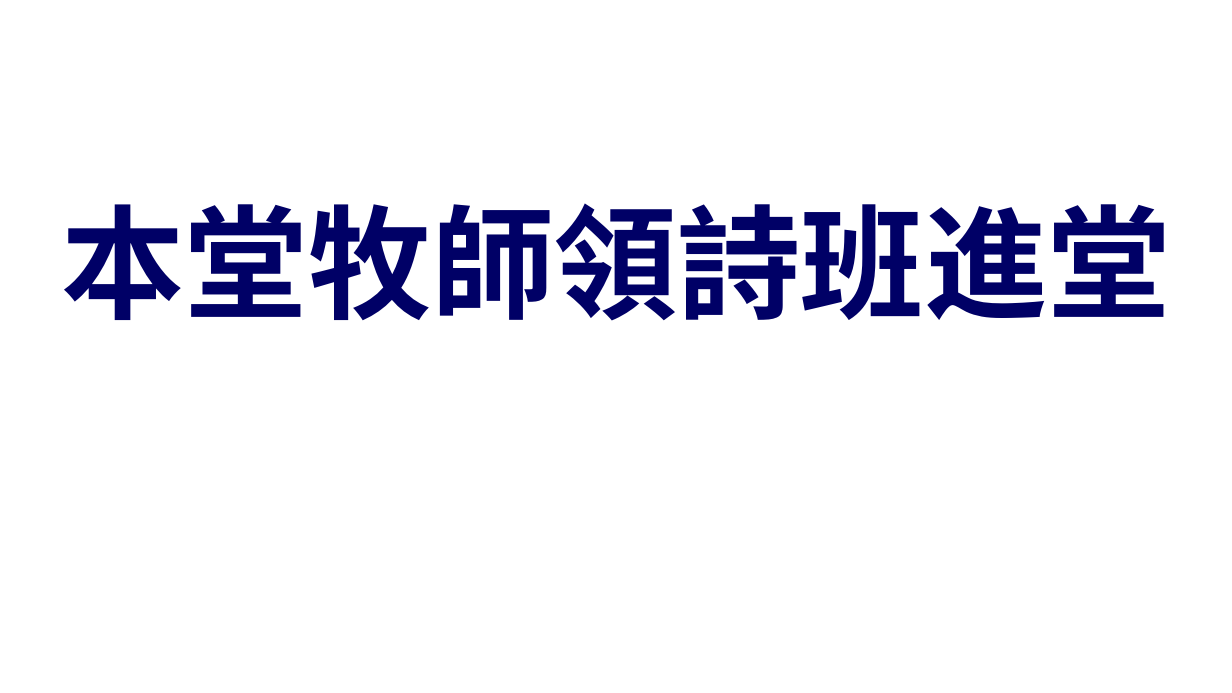
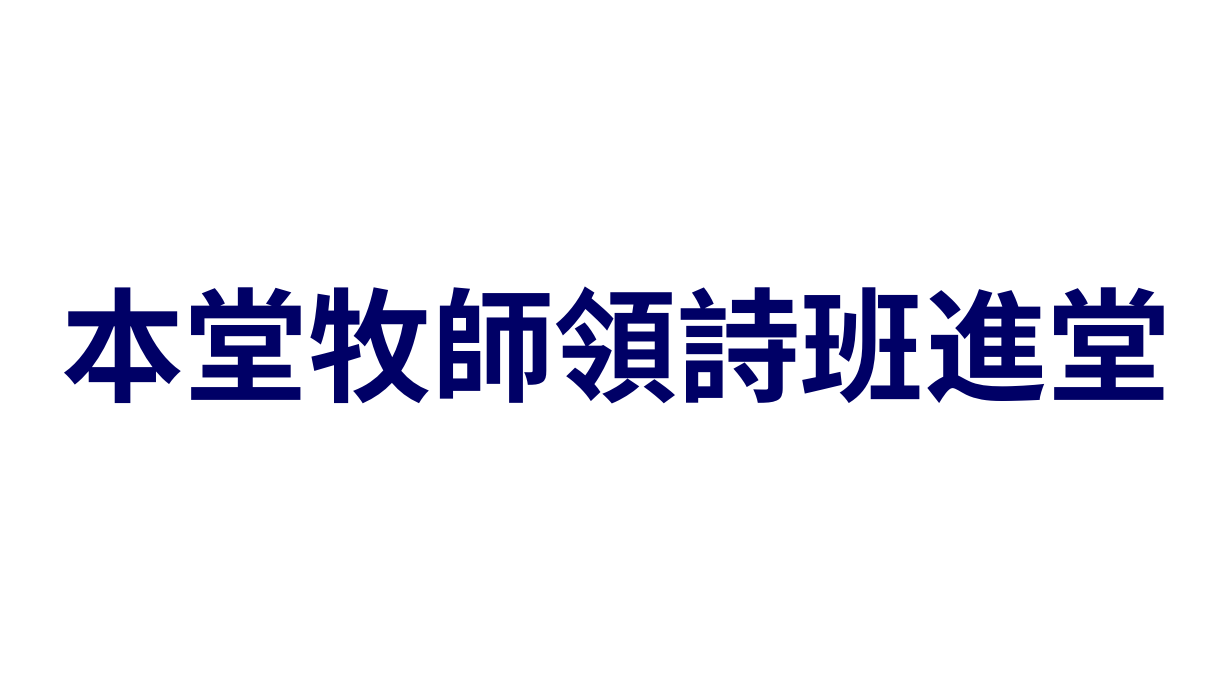
Before and after one commit to batisuoc/other-ppts, a slide deck: slide 2 of 崇拜流程.pptx. Drawn at 1232x693 pixels with LibreOffice and Linux fonts; fonts in the diff are those of the drawing; background and template pictures are left out. Boxes give left, top, right and bottom in pixels: in the first picture for what was removed or moved away, otherwise in the second. Text is boxed around its words. In the diff, an @@ line names an element or a change of style, - is before the commit and + after.

Commit message:
Update titles position

```diff
--- a/崇拜流程.pptx
+++ b/崇拜流程.pptx
@@ title "本堂牧師領詩班進堂": place and size @@
-title "本堂牧師領詩班進堂" at bbox=[62, 203, 1171, 321]
+title "本堂牧師領詩班進堂" at bbox=[62, 286, 1171, 404]
```
Also in this commit, not shown: 12 other slides changed.
